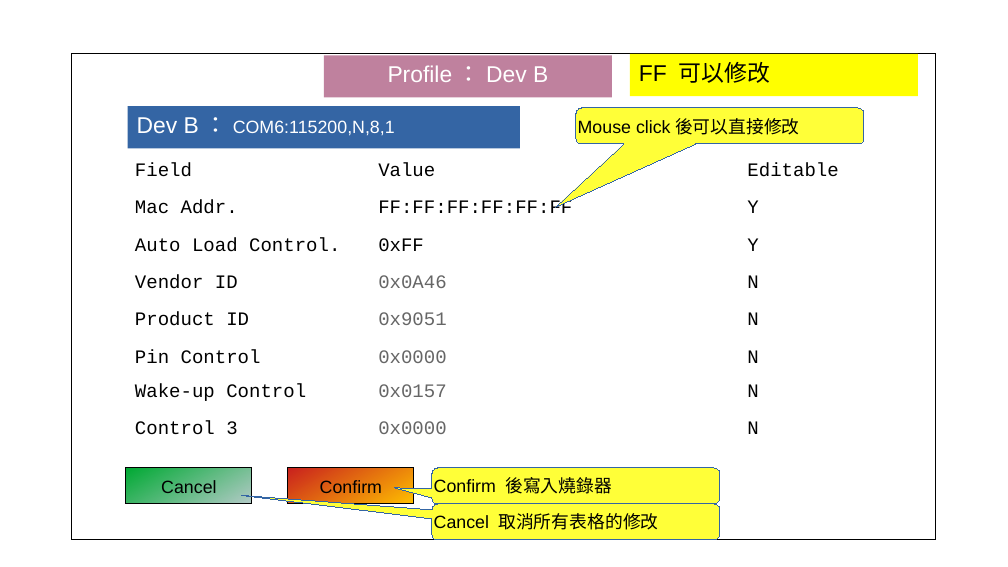
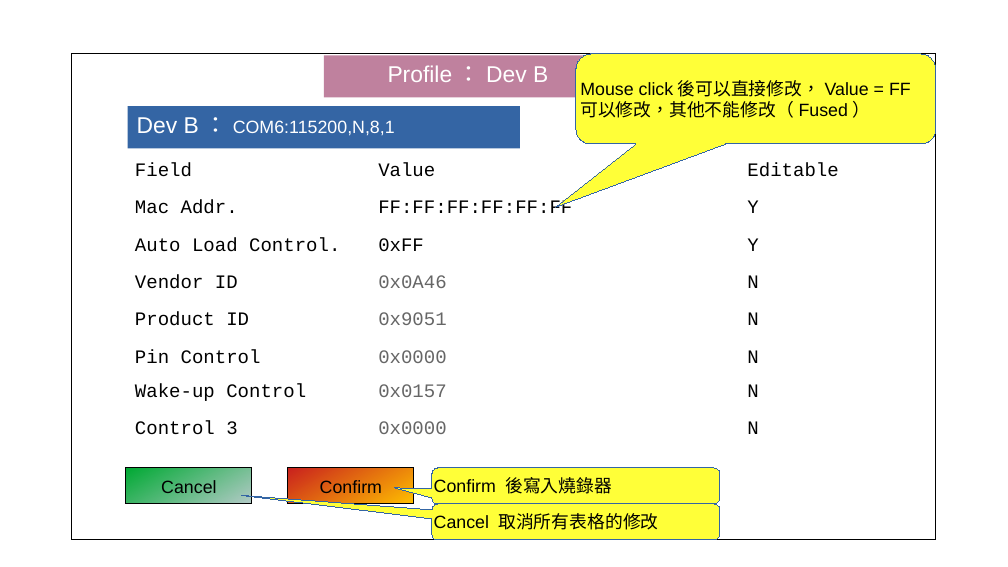
Before and after one commit to tomjpsun/obsidianVaults, a slide deck: slide 3 of DM9051A OTP 燒錄專案/8051A OTP GUI.odp. Drawn at 1008x567 pixels with LibreOffice and Linux fonts; fonts in the diff are those of the drawing. Boxes give left, top, right and bottom in pixels: in the first picture for what was removed or moved away, otherwise in the second. Text is boxed around its words. In the diff, an @@ line names an element or a change of style, - is before the commit and + after.

Commit message:
vault backup: 2023-12-15 14:31:42
Affected files:
DM9051A OTP 燒錄專案/.~lock.8051A OTP GUI.odp#
DM9051A OTP 燒錄專案/8051A OTP GUI.odp

```diff
--- a/DM9051A OTP 燒錄專案/8051A OTP GUI.odp
+++ b/DM9051A OTP 燒錄專案/8051A OTP GUI.odp
@@ rounded speech box "Mouse click後可以直接修改，Value = FF 可以修改，其他不能修改（Fused）": place and size @@
-rounded speech box "Mouse click後可以直接修改，Value = FF 可以修改，其他不能修改（Fused）" at [576, 108, 864, 144]
+rounded speech box "Mouse click後可以直接修改，Value = FF 可以修改，其他不能修改（Fused）" at [576, 54, 937, 144]
@@ rounded speech box "Mouse click後可以直接修改，Value = FF 可以修改，其他不能修改（Fused）" at [576, 54, 937, 144]: proportions changed @@
@@ rectangle removed at [630, 54, 918, 96] @@
-FF 可以修改
@@ text in rounded speech box at [580, 82, 911, 118]: text changed @@
-Mouse click後可以直接修改
+Mouse click後可以直接修改，Value = FF 可以修改，其他不能修改（Fused）
```
Also in this commit, not shown: 1 other file.
